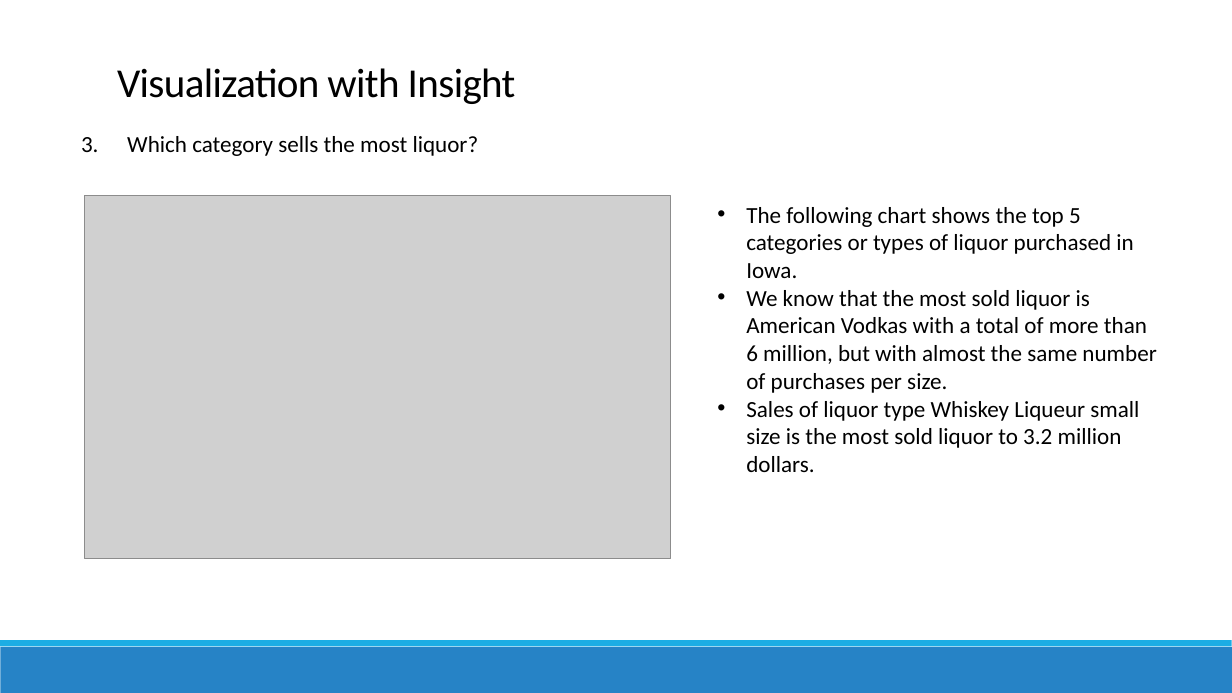
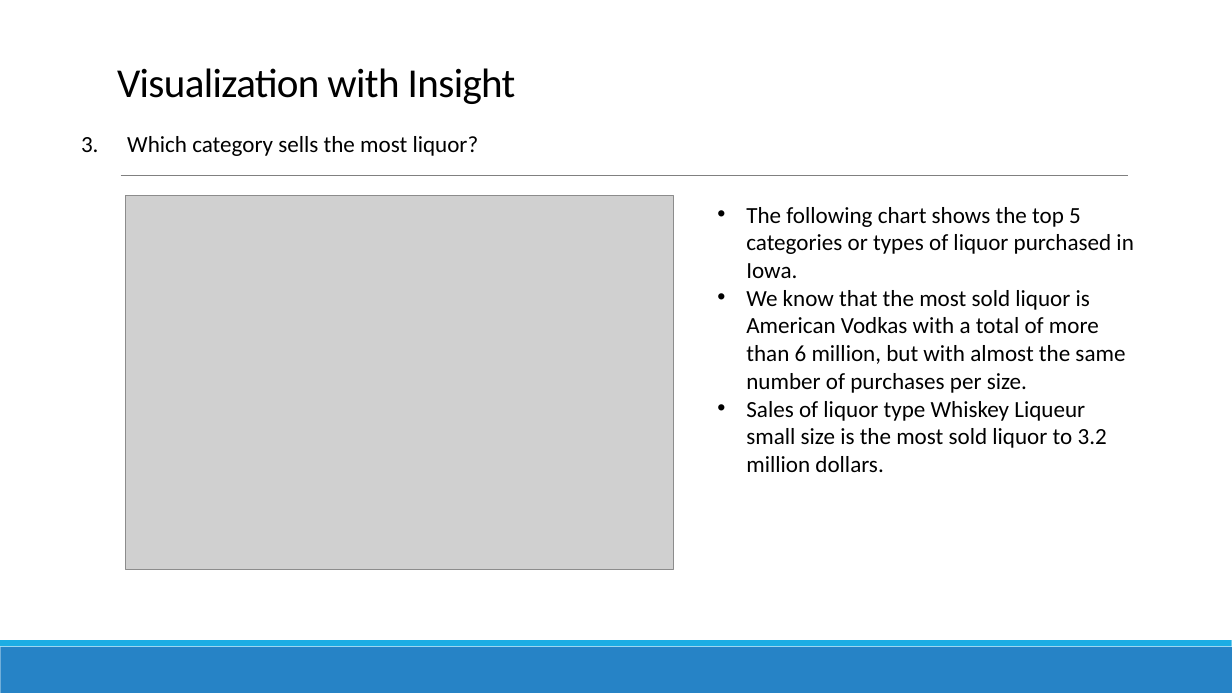
Before and after one commit to damalialutfiani/Iowa-Liquor-Sales-Project, a slide deck: slide 16 of Iowa-Liquor-Sales-Project.pptx. Drawn at 1232x693 pixels with LibreOffice and Linux fonts; fonts in the diff are those of the drawing; grey boxes stand for pictures. Boxes give left, top, right and bottom in pixels: in the first picture for what was removed or moved away, otherwise in the second. Text is boxed around its words. In the diff, an @@ line names an element or a change of style, - is before the commit and + after.

```diff
--- a/Iowa-Liquor-Sales-Project.pptx
+++ b/Iowa-Liquor-Sales-Project.pptx
@@ rectangle removed at (108,158,1148,196) @@
@@ line added from (121, 176) to (1128, 176), #808080 0.5 pt @@
@@ picture: place and size @@
-picture at (85,195,671,558)
+picture at (126,196,674,569)
@@ text "The following chart shows the ..." rewrapped from (746,207,1156,472) to (746,207,1133,472) @@
```
Also in this commit, not shown: 2 other slides changed, 2 slides added.
